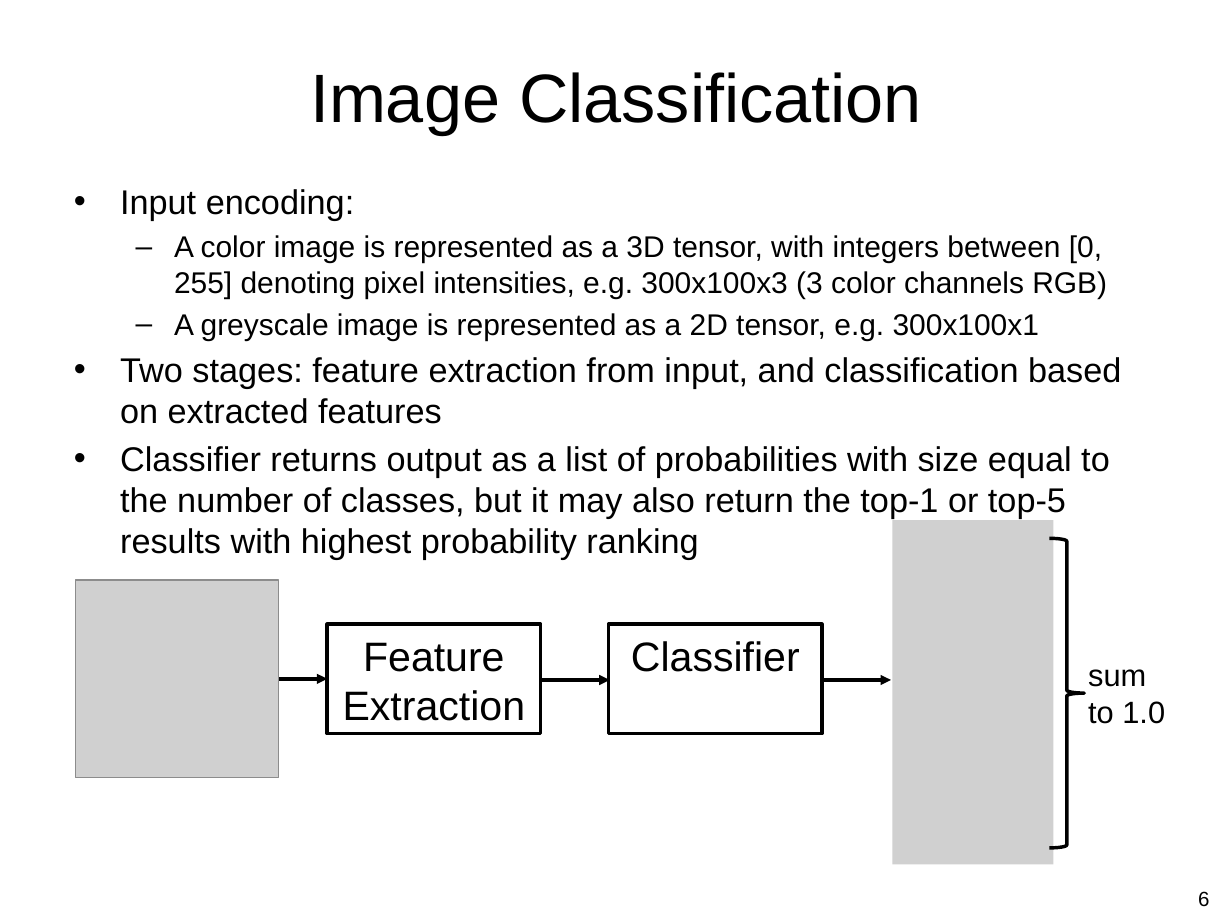
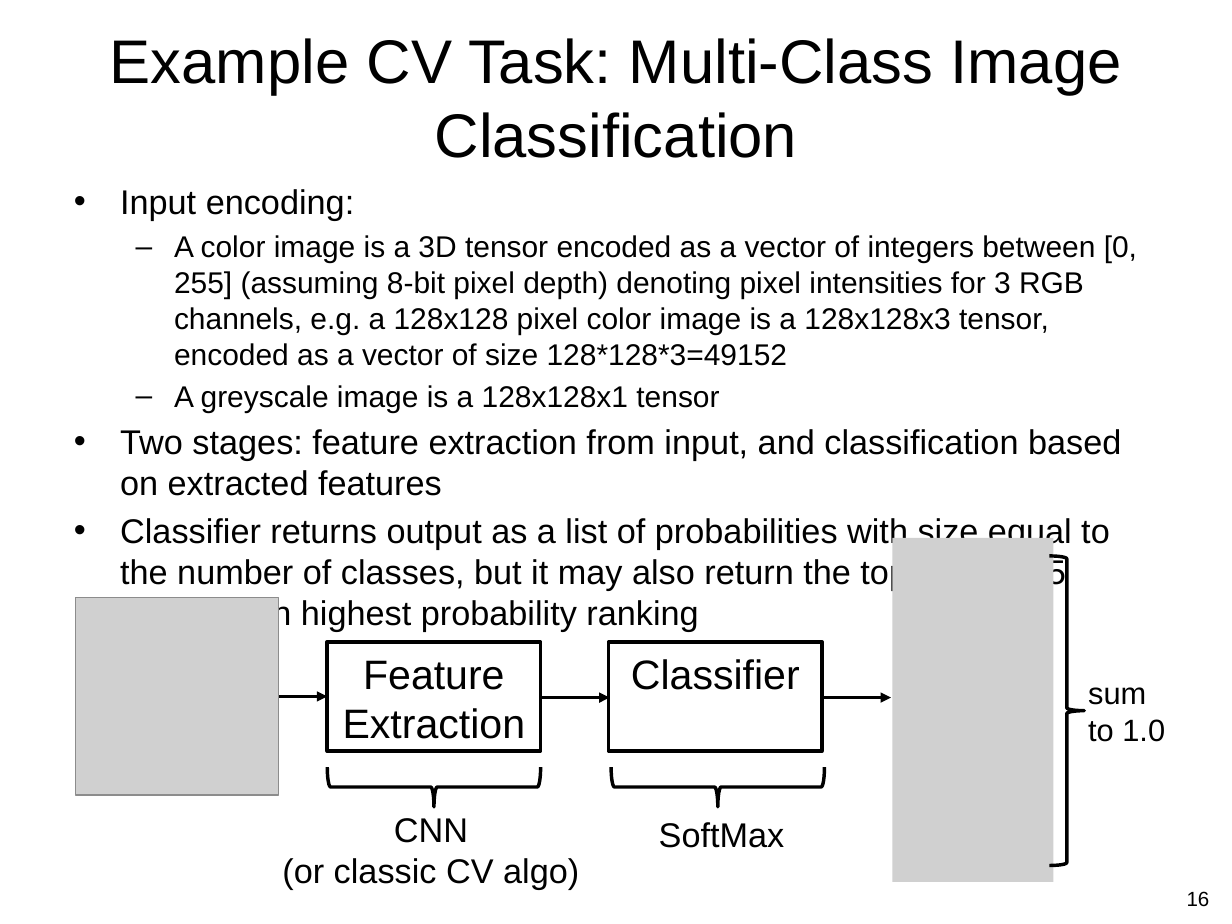
Before and after one commit to guzonghua/saav, a slide deck: slide 16 of PPTs/L3 Intro to ML.pptx (slide 6 before the commit). Drawn at 1232x924 pixels with LibreOffice and Linux fonts; fonts in the diff are those of the drawing; grey boxes stand for pictures. Boxes give left, top, right and bottom in pixels: in the first picture for what was removed or moved away, otherwise in the second. Text is boxed around its words. In the diff, an @@ line names an element or a change of style, - is before the commit and + after.

```diff
--- a/PPTs/L3 Intro to ML.pptx
+++ b/PPTs/L3 Intro to ML.pptx
@@ title at (110, 38, 1121, 158): text changed; size 40 to 36 pt @@
-Image Classification
+Example CV Task: Multi-Class Image Classification
@@ text at (174, 235, 1137, 412): text changed @@
-  – A color image is represented as a 3D tensor, with integers between [0, 255] denoting pixel intensities, e.g. 300x100x3 (3 color channels RGB)
-  – A greyscale image is represented as a 2D tensor, e.g. 300x100x1
+  – A color image is a 3D tensor encoded as a vector of integers between [0, 255] (assuming 8-bit pixel depth) denoting pixel intensities for 3 RGB channels, e.g. a 128x128 pixel color image is a 128x128x3 tensor, encoded as a vector of size 128*128*3=49152
+  – A greyscale image is a 128x128x1 tensor
@@ 2 pictures, 1 text, 1 right brace: place and size @@
-2 pictures, 1 text, 1 right brace at (75, 520, 1165, 864)
+2 pictures, 1 text, 1 right brace at (75, 538, 1165, 882)
@@ 3 arrows, 2 rectangles: place and size @@
-3 arrows, 2 rectangles at (259, 625, 891, 734)
+3 arrows, 2 rectangles at (259, 642, 891, 752)
@@ right brace added at (327, 767, 540, 806), outline #000000 2 pt @@
@@ right brace added at (610, 767, 824, 806), outline #000000 2 pt @@
@@ text added at (282, 818, 579, 890), 20 pt, text #000000 @@
+CNN
+(or classic CV algo)
@@ text added at (659, 822, 785, 848), 20 pt, text #000000 @@
+SoftMax
@@ page number at (1187, 891, 1210, 907): text changed @@
-6
+16
```
Also in this commit, not shown: 8 other slides changed, 2 slides added, 1 slide removed, 14 other files.
